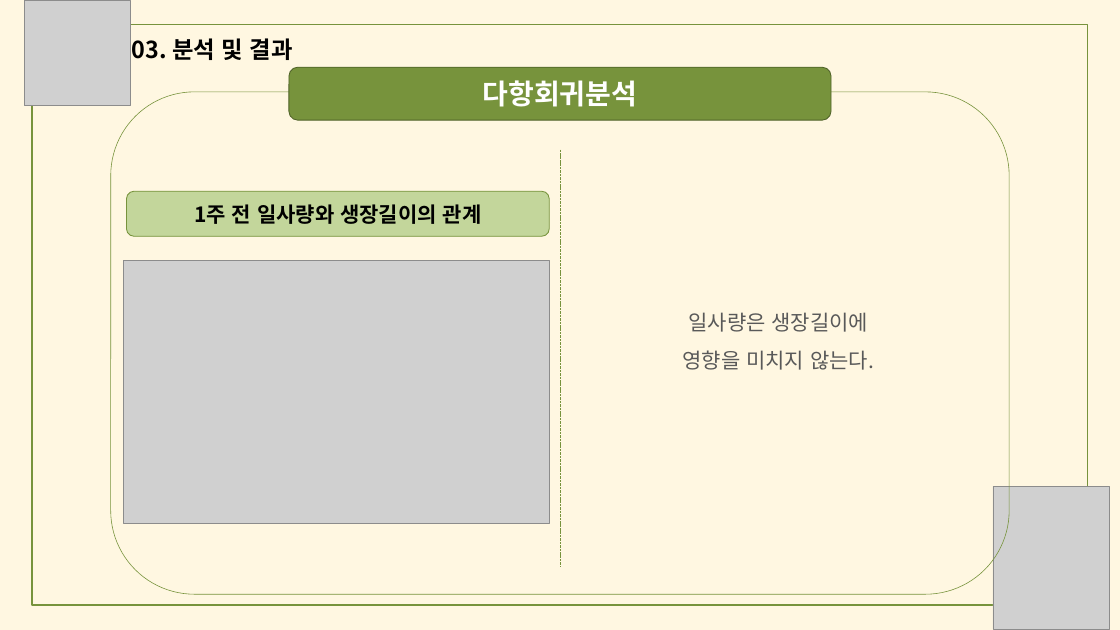
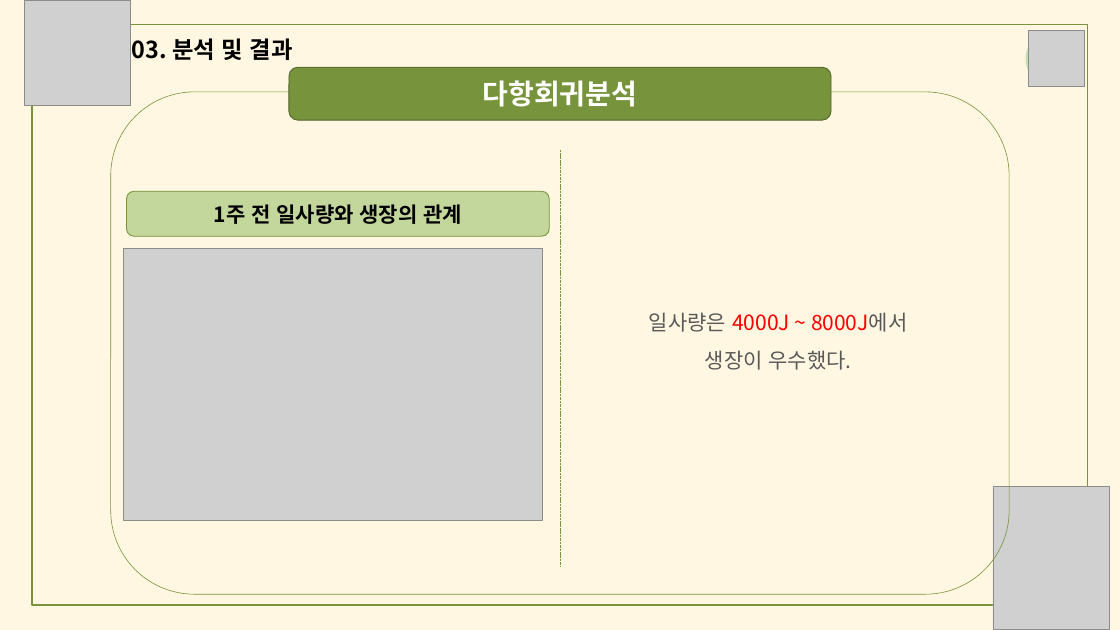
Before and after one commit to meucham11/nong_intern, a slide deck: slide 24 of 경진대회.pptx (slide 25 before the commit). Drawn at 1120x630 pixels with LibreOffice and Linux fonts; fonts in the diff are those of the drawing; grey boxes stand for pictures. Boxes give left, top, right and bottom in pixels: in the first picture for what was removed or moved away, otherwise in the second. Text is boxed around its words. In the diff, an @@ line names an element or a change of style, - is before the commit and + after.

```diff
--- a/경진대회.pptx
+++ b/경진대회.pptx
@@ freeform shape added at (1026, 30, 1082, 87), fill #C5E0B4 @@
@@ picture added at (1028, 30, 1085, 87) @@
@@ text in rounded rectangle at (214, 204, 462, 224): text changed @@
-1주 전 일사량와 생장길이의 관계
+1주 전 일사량와 생장의 관계
@@ picture: place and size @@
-picture at (124, 260, 549, 523)
+picture at (124, 249, 543, 520)
@@ text at (649, 312, 908, 370): text changed @@
-일사량은 생장길이에
-영향을 미치지 않는다.
+일사량은 4000J ~ 8000J에서
+생장이 우수했다.
```
Also in this commit, not shown: 25 other slides changed, 1 slide removed.
